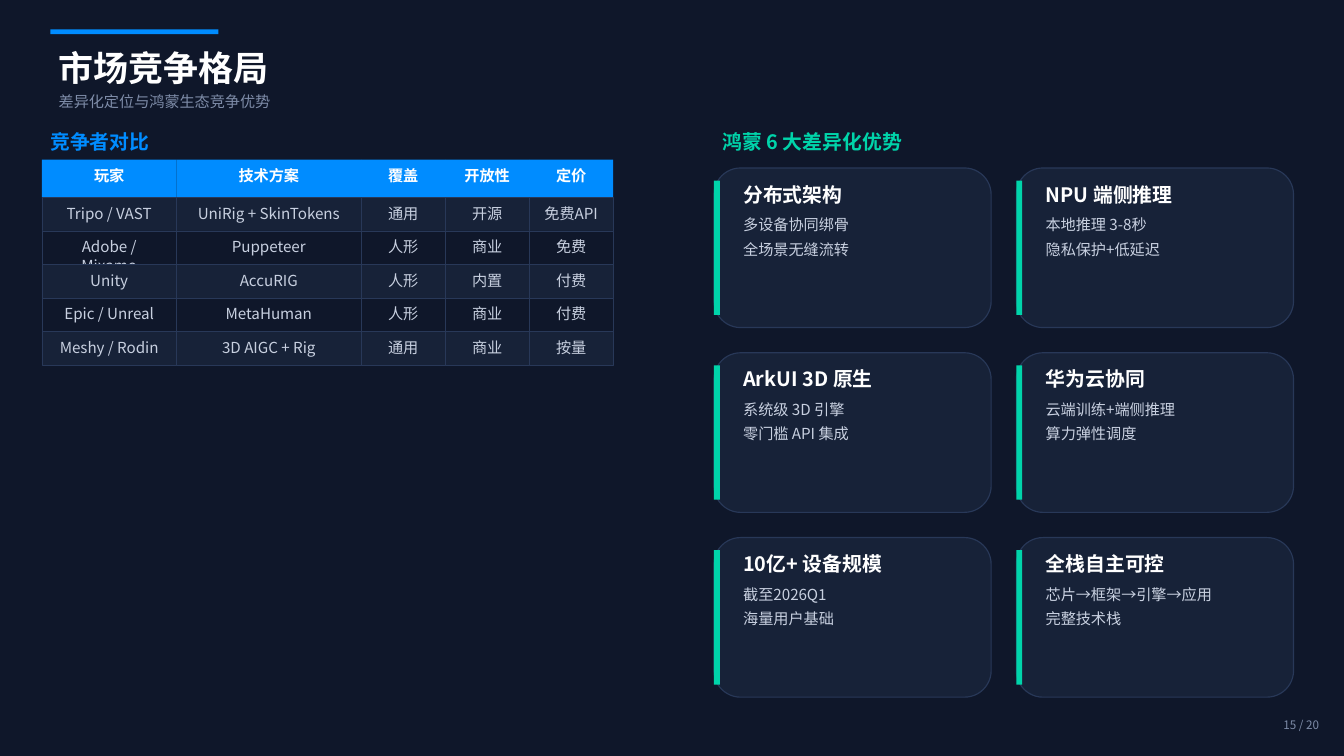
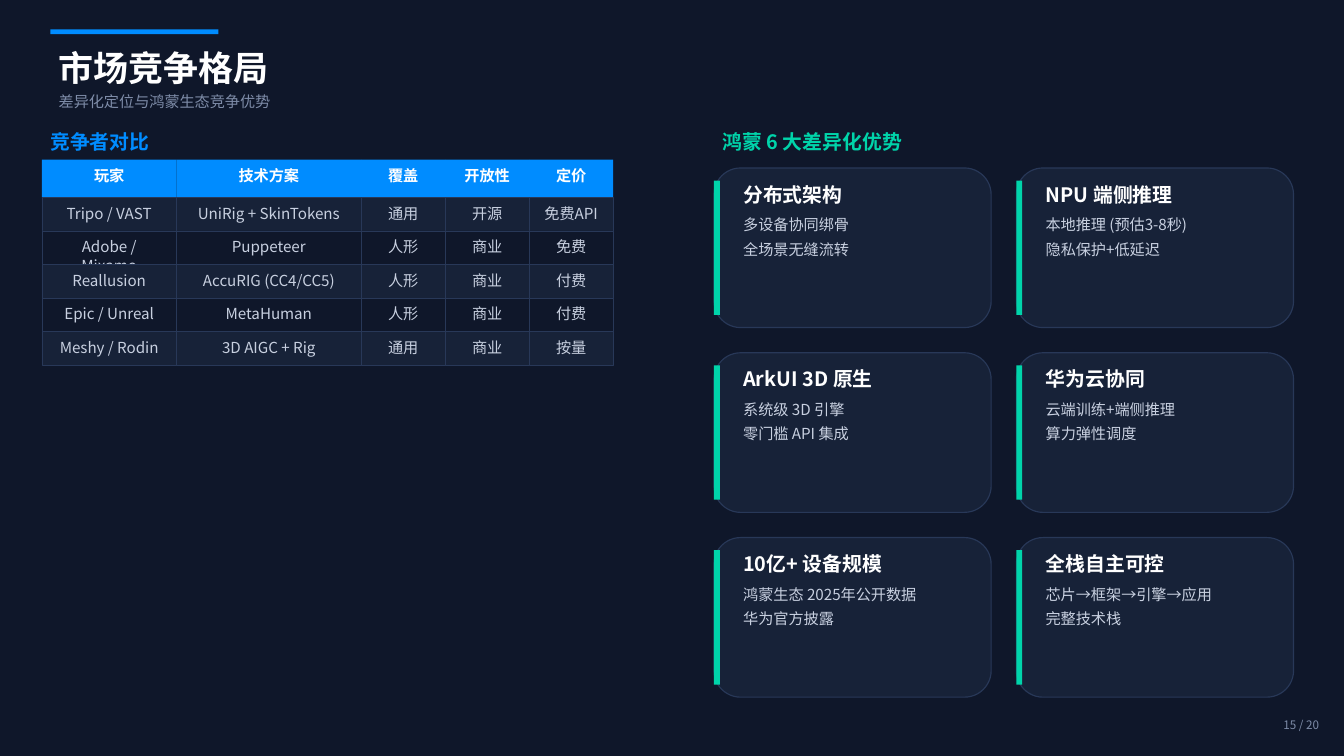
Before and after one commit to xhyha/insight, a slide deck: slide 15 of neural_autoskinning_insight_2026.pptx. Drawn at 1344x756 pixels with LibreOffice and Linux fonts; fonts in the diff are those of the drawing. Boxes give left, top, right and bottom in pixels: in the first picture for what was removed or moved away, otherwise in the second. Text is boxed around its words. In the diff, an @@ line names an element or a change of style, - is before the commit and + after.

```diff
--- a/neural_autoskinning_insight_2026.pptx
+++ b/neural_autoskinning_insight_2026.pptx
@@ text at (1046,217,1187,233): text changed @@
-本地推理 3-8秒
+本地推理 (预估3-8秒)
@@ text at (72,274,146,286): text changed @@
-Unity
+Reallusion
@@ text at (203,274,334,289): text changed @@
-AccuRIG
+AccuRIG (CC4/CC5)
@@ text at (472,273,502,287): text changed @@
-内置
+商业
@@ text at (743,587,916,625): text changed @@
-截至2026Q1
-海量用户基础
+鸿蒙生态 2025年公开数据
+华为官方披露
```
Also in this commit, not shown: 10 other slides changed.
